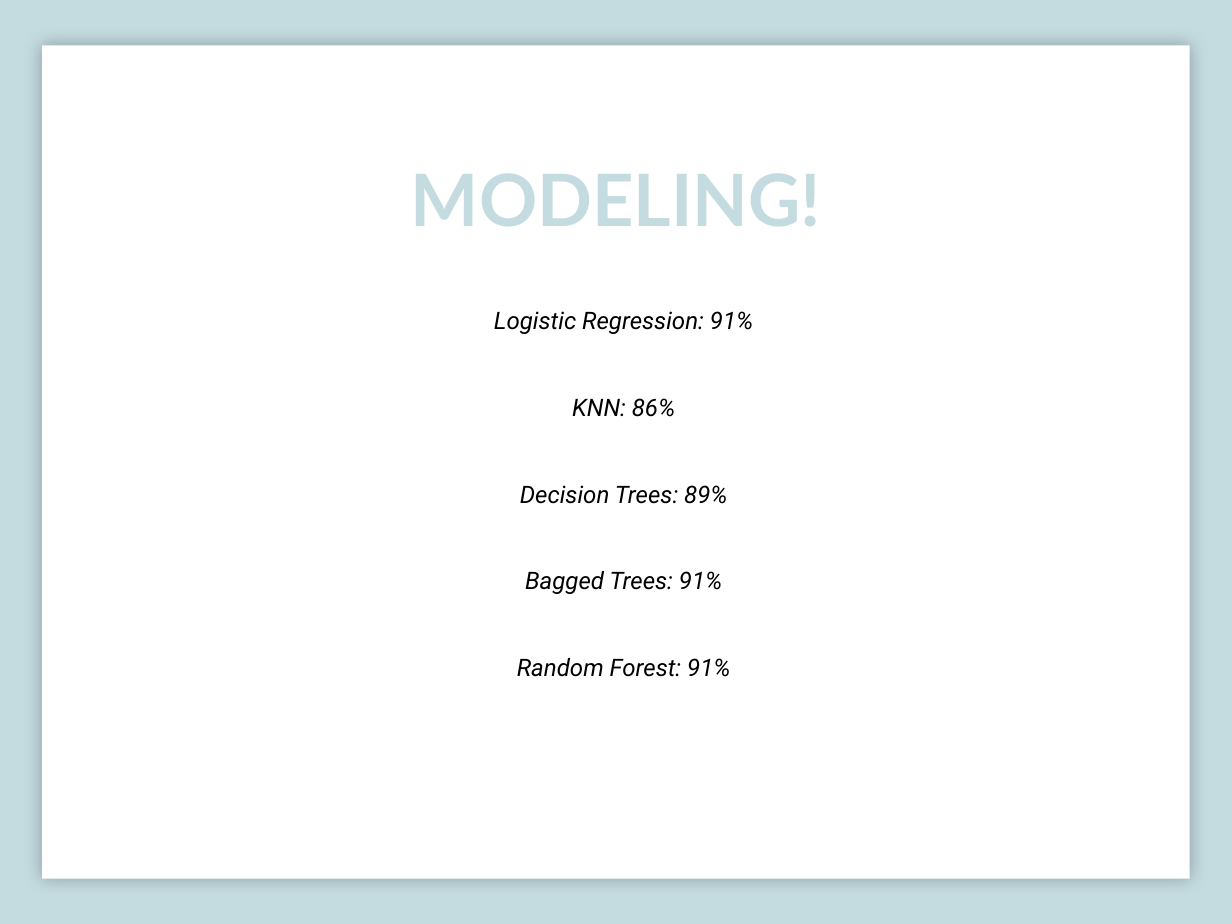
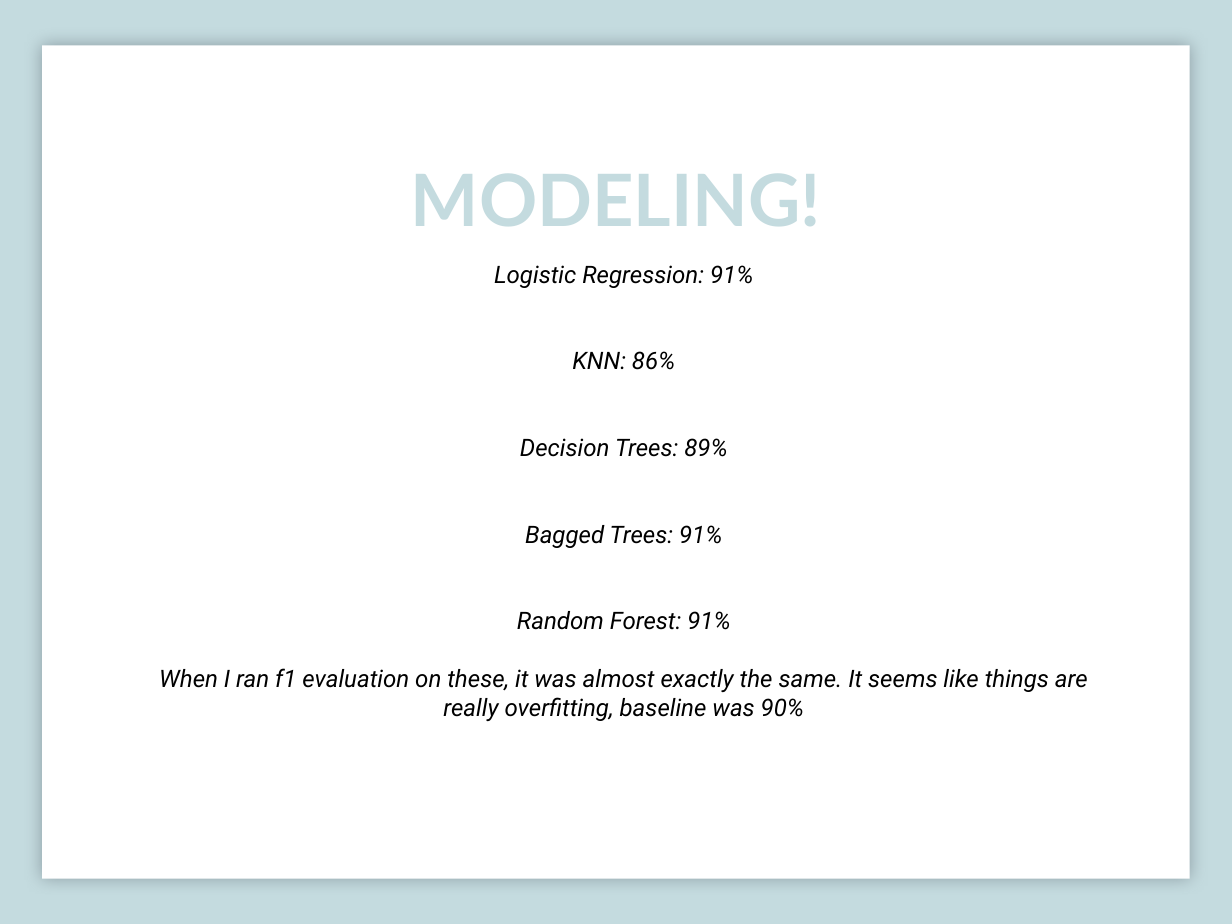
Before and after one commit to rajpatel84/capstone, a slide deck: slide 14 of Capstone.pptx. Drawn at 1232x924 pixels with LibreOffice and Linux fonts; fonts in the diff are those of the drawing. Boxes give left, top, right and bottom in pixels: in the first picture for what was removed or moved away, otherwise in the second. Text is boxed around its words. In the diff, an @@ line names an element or a change of style, - is before the commit and + after.

```diff
--- a/Capstone.pptx
+++ b/Capstone.pptx
@@ text "Logistic Regression: 91%": place and size @@
-text "Logistic Regression: 91%" at bbox=[494, 311, 753, 677]
+text "Logistic Regression: 91%" at bbox=[159, 265, 1088, 721]
@@ text at bbox=[159, 668, 1088, 721]: paragraph added @@
+When I ran f1 evaluation on these, it was almost exactly the same. It seems like things are really overfitting, baseline was 90%
```
Also in this commit, not shown: 6 other slides changed, 1 slide added.
